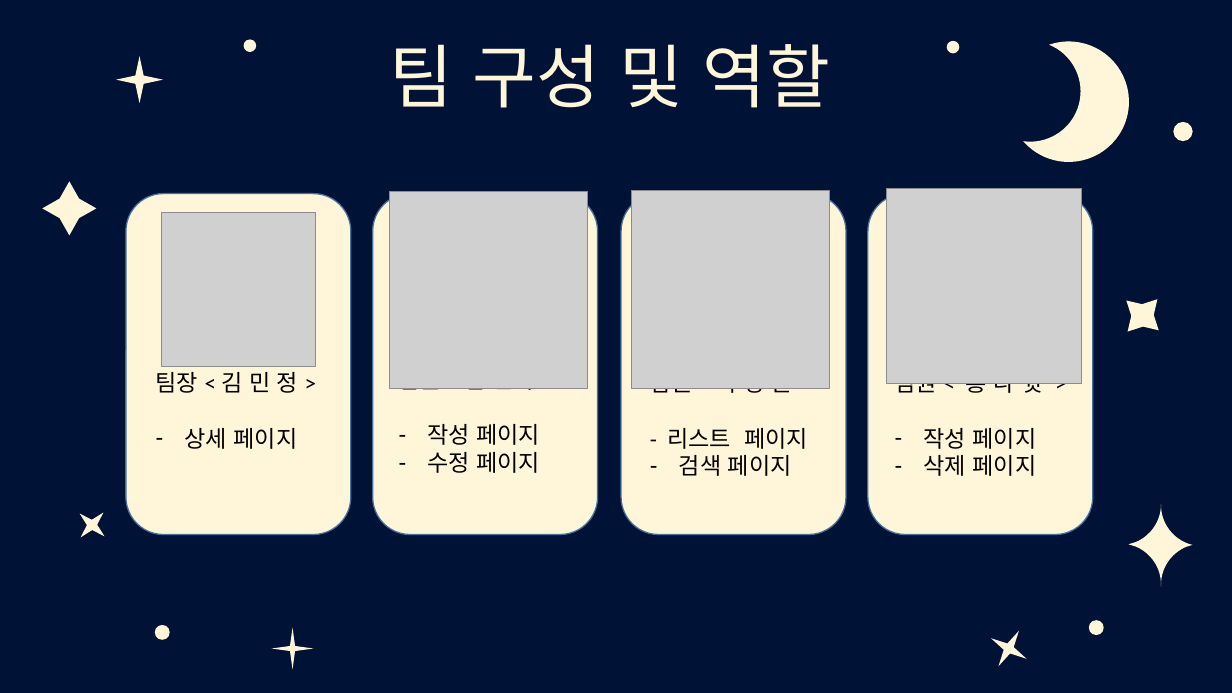
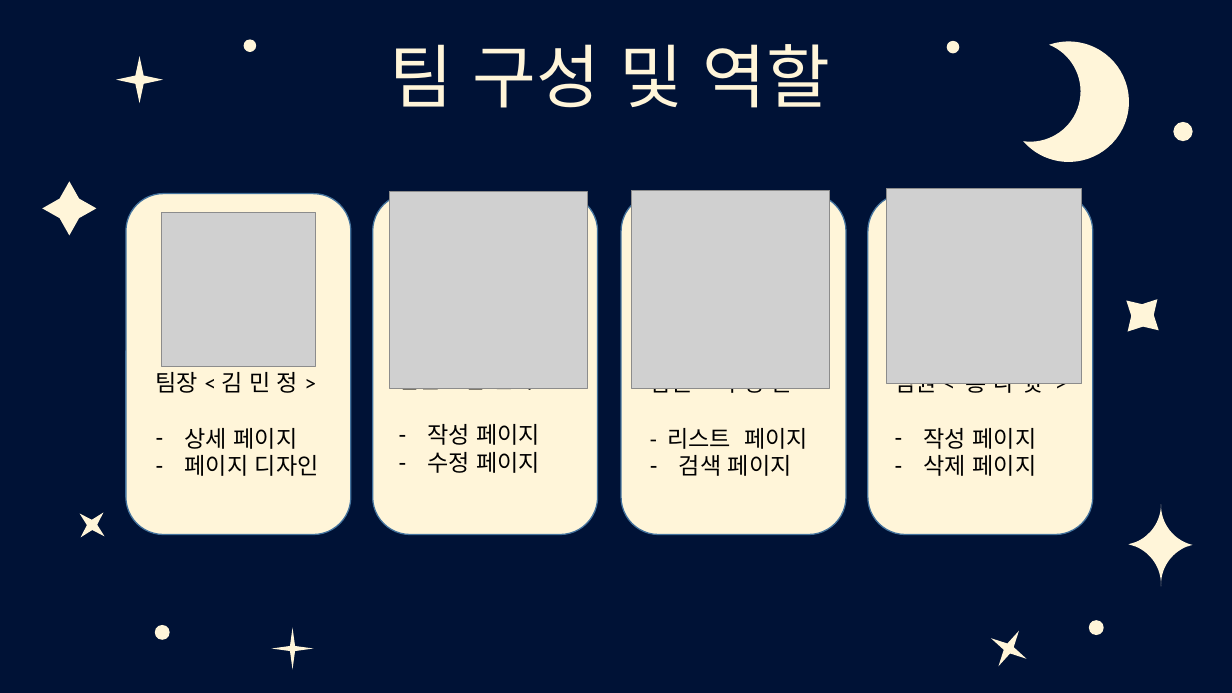
Before and after one commit to 0817php-404NFT/todolist, a slide deck: slide 3 of doc/꿀잠_todolist_ppt.pptx. Drawn at 1232x693 pixels with LibreOffice and Linux fonts; fonts in the diff are those of the drawing; grey boxes stand for pictures; background and template pictures are left out. Boxes give left, top, right and bottom in pixels: in the first picture for what was removed or moved away, otherwise in the second. Text is boxed around its words. In the diff, an @@ line names an element or a change of style, - is before the commit and + after.

Commit message:
detail.

```diff
--- a/doc/꿀잠_todolist_ppt.pptx
+++ b/doc/꿀잠_todolist_ppt.pptx
@@ text at (185, 455, 319, 476): paragraph added @@
+– 페이지 디자인
```
